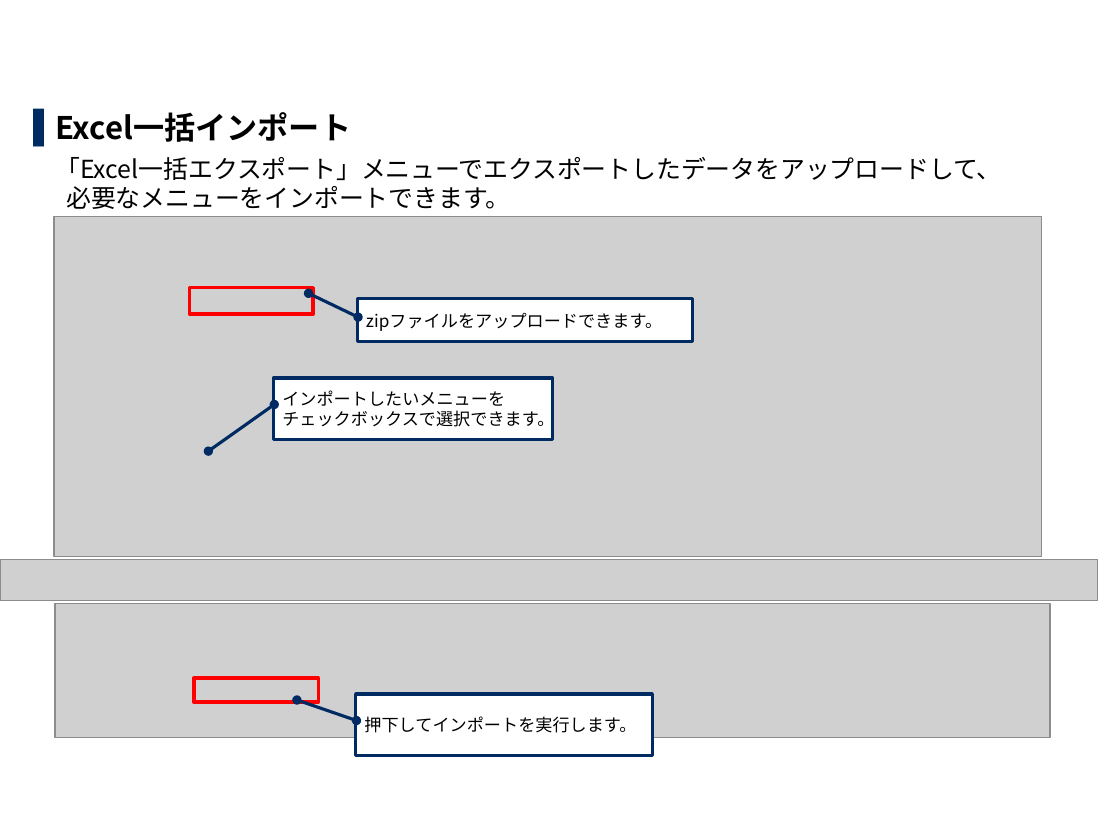
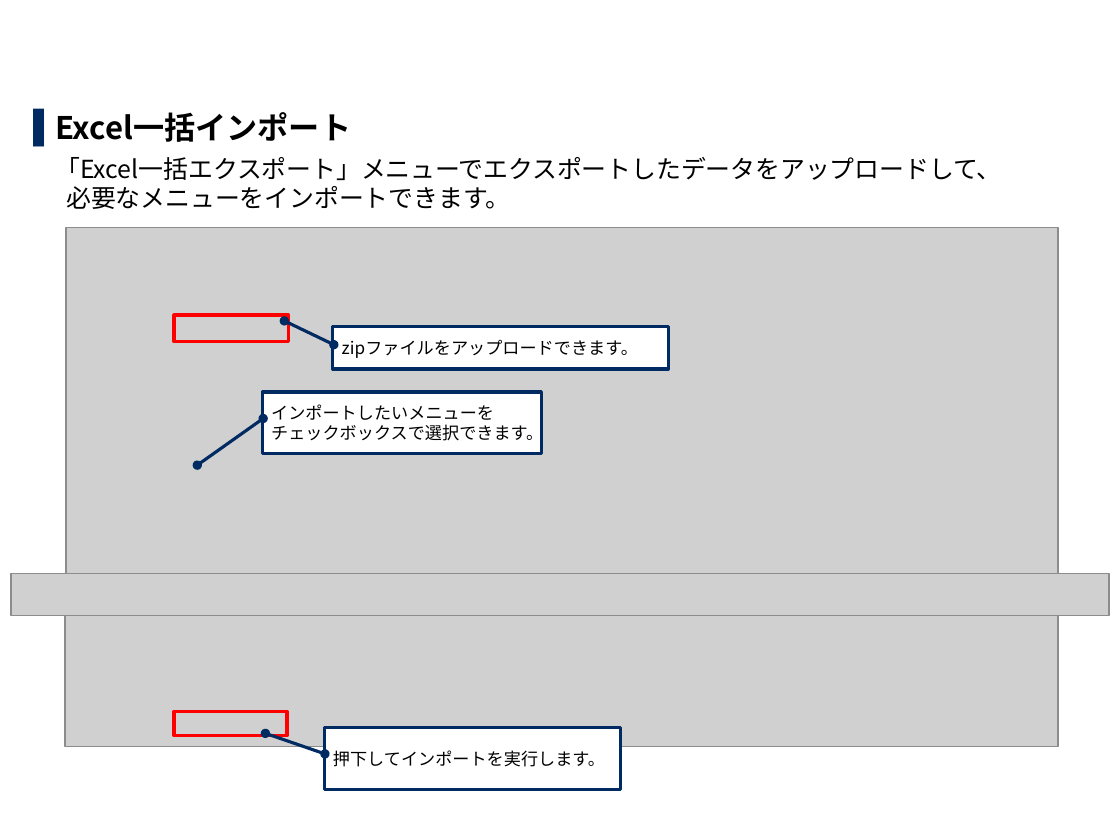
Before and after one commit to exastro-suite/it-automation-docs, a slide deck: slide 17 of asset/Learn_ja/ITA-export-import_classroom_lecture.pptx. Drawn at 1120x840 pixels with LibreOffice and Linux fonts; fonts in the diff are those of the drawing; grey boxes stand for pictures; background and template pictures are left out. Boxes give left, top, right and bottom in pixels: in the first picture for what was removed or moved away, otherwise in the second. Text is boxed around its words. In the diff, an @@ line names an element or a change of style, - is before the commit and + after.

```diff
--- a/asset/Learn_ja/ITA-export-import_classroom_lecture.pptx
+++ b/asset/Learn_ja/ITA-export-import_classroom_lecture.pptx
@@ picture: place and size @@
-picture at (54, 216, 1042, 557)
+picture at (66, 227, 1058, 594)
@@ rectangle: place and size @@
-rectangle at (189, 288, 312, 315)
+rectangle at (174, 315, 288, 342)
@@ border callout "zipファイルをアップロードできます。": place and size @@
-border callout "zipファイルをアップロードできます。" at (357, 299, 692, 342)
+border callout "zipファイルをアップロードできます。" at (333, 326, 668, 368)
@@ border callout "インポートしたいメニューを チェックボックスで選択できます。": place and size @@
-border callout "インポートしたいメニューを チェックボックスで選択できます。" at (273, 379, 552, 440)
+border callout "インポートしたいメニューを チェックボックスで選択できます。" at (262, 392, 541, 454)
@@ picture: place and size @@
-picture at (0, 559, 1098, 600)
+picture at (11, 573, 1109, 615)
@@ picture: place and size @@
-picture at (55, 603, 1049, 737)
+picture at (65, 616, 1058, 747)
@@ rectangle: place and size @@
-rectangle at (194, 679, 318, 702)
+rectangle at (174, 711, 287, 735)
@@ border callout "押下してインポートを実行します。": place and size @@
-border callout "押下してインポートを実行します。" at (356, 694, 653, 756)
+border callout "押下してインポートを実行します。" at (324, 727, 620, 788)
```
Also in this commit, not shown: 7 other slides changed, 3 other files.
